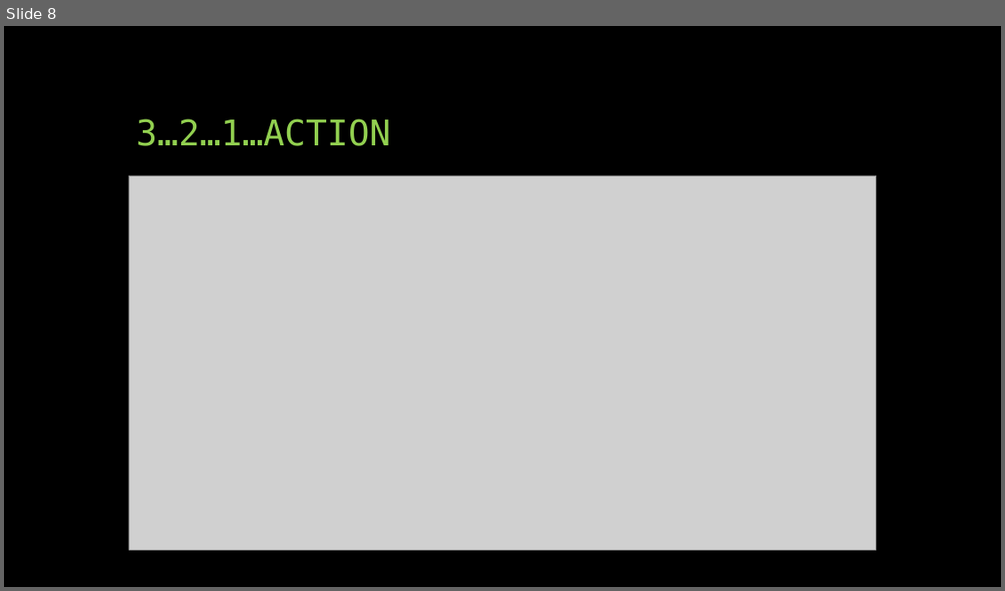
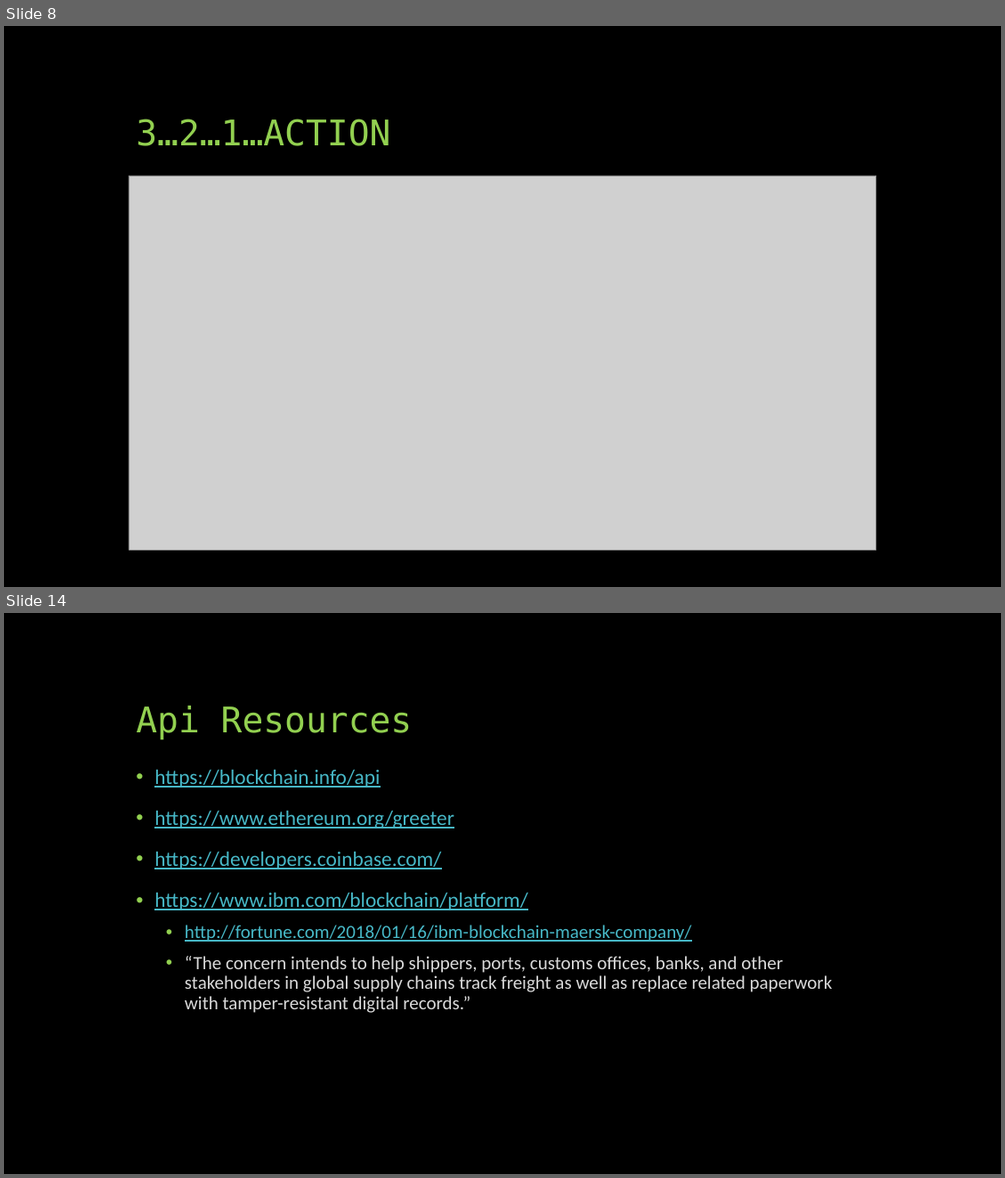
Before and after one commit to jcutrono/leanledger, a slide deck: Unmasking Blockchain.pptx. Shown one above the other, each under a label of ours: slide 8 before the commit, slides 8 and 14 after it; the slides between them are not shown. The pictures are 1005x591 and 1005x1178 pixels, drawn with LibreOffice and Linux fonts; fonts in the diff are those of the drawing; grey boxes stand for pictures. Boxes give left, top, right and bottom in pixels: in the first picture for what was removed or moved away, otherwise in the second. Text is boxed around its words. In the diff, an @@ line names an element or a change of style, - is before the commit and + after.

```diff
--- a/Unmasking Blockchain.pptx
+++ b/Unmasking Blockchain.pptx
@@ slide 14 added at (4, 613, 1001, 1174), background #000000 @@
@@ title added at (136, 706, 413, 739), 34 pt, text #92D050 @@
+Api Resources
@@ text added at (154, 770, 833, 1013), 18 pt, text #47B8C7, underline @@
+• https://blockchain.info/api
+• https://www.ethereum.org/greeter
+• https://developers.coinbase.com/
+• https://www.ibm.com/blockchain/platform/
+  • http://fortune.com/2018/01/16/ibm-blockchain-maersk-company/
+  • “The concern intends to help shippers, ports, customs offices, banks, and other stakeholders in global supply chains track freight as well as replace related paperwork with tamper-resistant digital records.”
```
Also in this commit, not shown: 1 slide changed, 7 other slides added, 6 slides removed, 1 other file.
